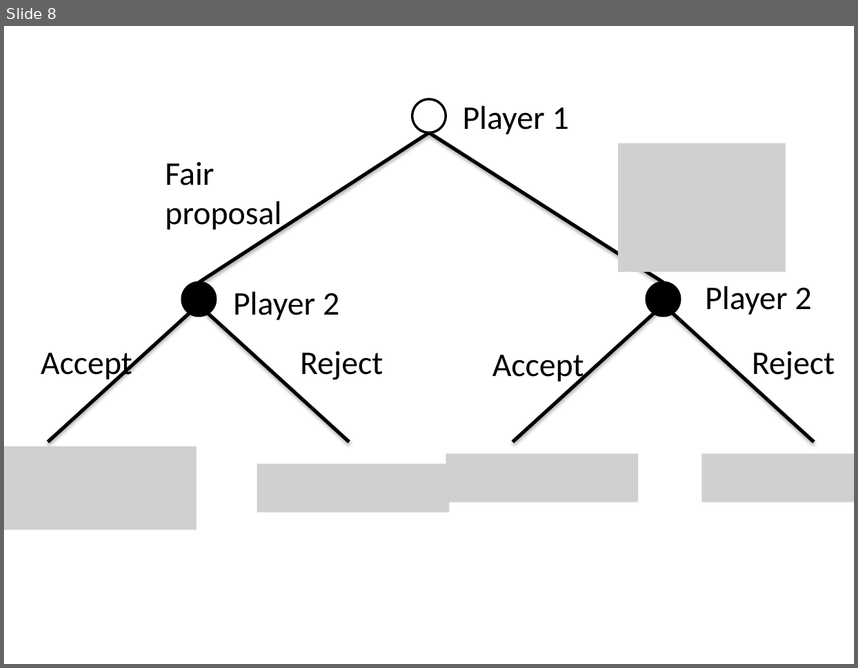
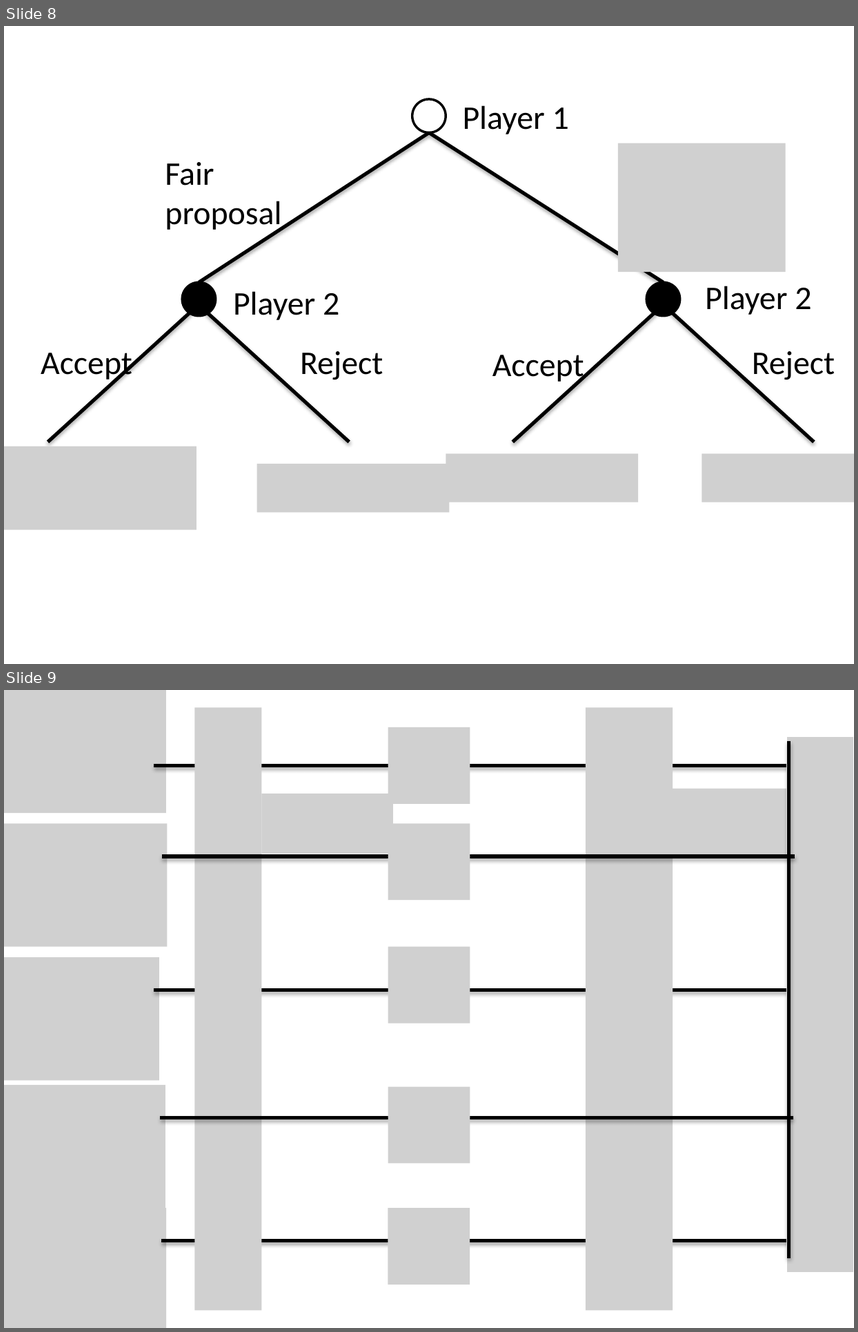
Before and after one commit to Delanir/QuantumPirates, a slide deck: esquema.pptx. Shown one above the other, each under a label of ours: slide 8 before the commit, slides 8 and 9 after it. The pictures are 858x668 and 858x1332 pixels, drawn with LibreOffice and Linux fonts; fonts in the diff are those of the drawing; grey boxes stand for pictures. Boxes give left, top, right and bottom in pixels: in the first picture for what was removed or moved away, otherwise in the second. Text is boxed around its words. In the diff, an @@ line names an element or a change of style, - is before the commit and + after.

```diff
--- a/esquema.pptx
+++ b/esquema.pptx
@@ slide 9 added at (4, 690, 854, 1328), background #FFFFFF @@
@@ picture added at (4, 690, 166, 814) @@
@@ picture added at (194, 708, 261, 1310) @@
@@ picture added at (586, 708, 672, 1310) @@
@@ picture added at (388, 727, 470, 804) @@
@@ picture added at (787, 737, 854, 1272) @@
@@ line added from (789, 741) to (789, 1258), #000000 3 pt @@
@@ line added from (154, 766) to (789, 766), #000000 3 pt @@
@@ picture added at (666, 789, 803, 856) @@
@@ picture added at (261, 793, 393, 854) @@
@@ picture added at (4, 823, 168, 947) @@
@@ picture added at (388, 823, 470, 900) @@
@@ line added from (162, 856) to (795, 856), #000000 3 pt @@
@@ picture added at (4, 957, 159, 1080) @@
@@ picture added at (388, 947, 470, 1023) @@
@@ line added from (154, 990) to (787, 990), #000000 3 pt @@
@@ picture added at (4, 1085, 165, 1208) @@
@@ picture added at (388, 1086, 470, 1163) @@
@@ line added from (161, 1118) to (794, 1118), #000000 3 pt @@
@@ picture added at (4, 1208, 166, 1328) @@
@@ picture added at (388, 1208, 470, 1284) @@
@@ line added from (161, 1241) to (789, 1241), #000000 3 pt @@
```
Also in this commit, not shown: 6 other files.
